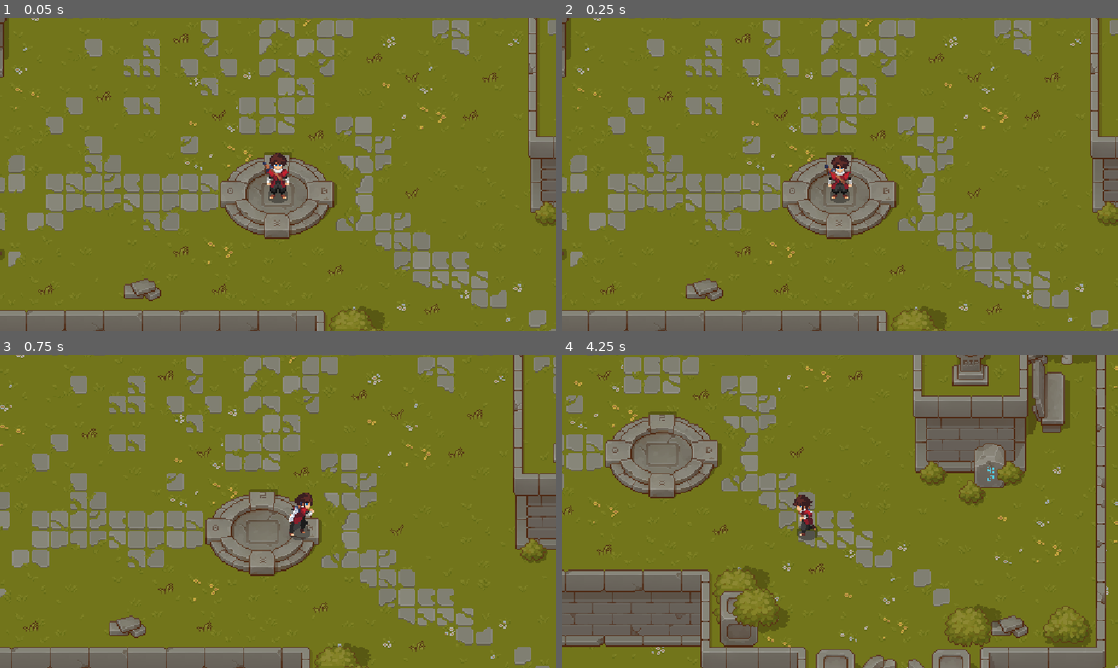
Above: before the commit, frames 1-4 (two rows, left to right).
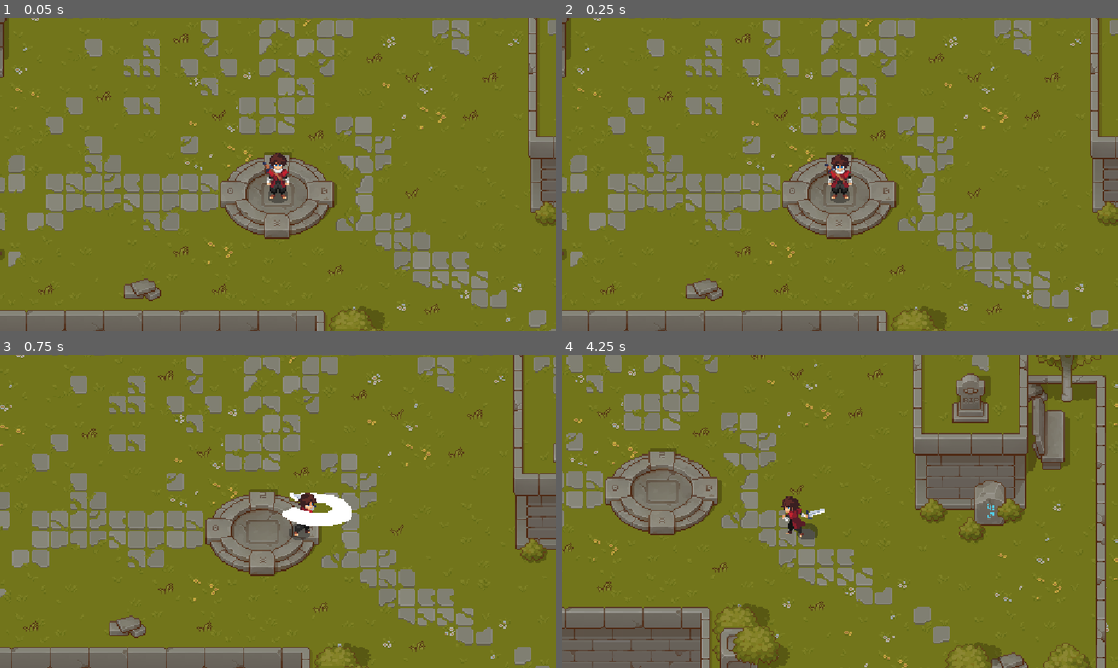
Above: after the commit, the same moments.

Repository: alessandropace20/SviluppoVideogiochi
Game: Godot game, scene res://assets/level.tscn
Same seed, same stepped clock (60 frames per second), same inputs: the game is played once before the commit and once after it.
Inputs:
- Up to frame 1 (0.05 s): no input
- Up to frame 2 (0.25 s): no input
- Up to frame 3 (0.75 s): tap Enter at 0.5 s; hold D (move_right) from 0.53 s (still down); tap J (attack, bound only after the commit) at 0.6 s
- Up to frame 4 (4.25 s): tap K (attack2, bound only after the commit) at 0.8, 1.35, 2.3, 2.85, 3.8 s; release D (move_right) at 1.28 s; hold S (move_down) 1.28-2.03 s; tap J (attack, bound only after the commit) at 1.55, 2.1, 3.05, 3.6 s; hold D (move_right) 2.03-2.78 s; hold W (move_up) 2.78-3.53 s; hold A (move_left) from 3.53 s (still down)

Frame 1 is identical in both runs. In frame 2, 0.2% of the frame differs, in the area x 47-53%, y 43-57%; in frame 3, 0.9%; in frame 4, 40%, in the area x 0-100%, y 0-100%.

Commit message:
Attacco, HitBox e HurtBox
Aggiornamento dinamiche di hitbox e hurtbox, implementata la capacità di muoversi quando si sferra un attacco

Diff:
--- a/sv-top-down-demo/assets/character_body_2d.gd
+++ b/sv-top-down-demo/assets/character_body_2d.gd
@@ -3,15 +3,39 @@
 @export var speed: float = 150.0
 @export var max_health: int = 100
 @export var attack_damage := 15
+@export var attack2_damage := 25
+@export var attack_cooldown := 0.0
+@export var attack2_cooldown := 0.
 
 @onready var sprite: AnimatedSprite2D = $AnimatedSprite2D
+@onready var attack_area: Area2D = $AttackArea
+
+# Riferimenti alle hitbox direzionali (CollisionShape2D dentro AttackArea)
+@onready var hitboxes := {
+	"right": $AttackArea/HitBox_right,
+	"left": $AttackArea/HitBox_left,
+	"up": $AttackArea/HitBox_up,
+	"down": $AttackArea/HitBox_down
+}
+
 var facing: String = "down"
 var health: int
 
+var is_attacking := false
+var can_attack := true
+var current_attack_damage := 0
+
 func _ready() -> void:
 	health = max_health
+	sprite.animation_finished.connect(_on_animation_finished)
+
+	# Disattiva tutte le hitbox all'avvio
+	for hb in hitboxes.values():
+		hb.disabled = true
 
 func _physics_process(delta):
+	handle_attack_input()
+
 	var input_vector := Input.get_vector(
 		"move_left",
 		"move_right",
@@ -21,49 +45,71 @@
 
 	velocity = input_vector * speed
 
-	update_animation(input_vector)
+	# Durante l'attacco il player non si muove (rimuovi questo blocco se vuoi permettere il movimento in attacco)
+	if !is_attacking:
+		update_animation(input_vector)
 
 	move_and_slide()
 
+func handle_attack_input() -> void:
+	if not can_attack or is_attacking:
+		return
+
+	if Input.is_action_just_pressed("attack"):
+		start_attack("attack", attack_damage)
+	elif Input.is_action_just_pressed("attack2"):
+		start_attack("attack2", attack2_damage)
+
+func start_attack(attack_name: String, damage: int) -> void:
+	is_attacking = true
+	can_attack = false
+	current_attack_damage = damage
+
+	sprite.play(attack_name + "_" + facing)
+	enable_hitbox(facing)
+
+func enable_hitbox(direction: String) -> void:
+	for dir in hitboxes.keys():
+		hitboxes[dir].disabled = (dir != direction)
+
+func disable_all_hitboxes() -> void:
+	for hb in hitboxes.values():
+		hb.disabled = true
+
+func _on_animation_finished() -> void:
+	# Si attiva alla fine di QUALSIASI animazione, quindi filtriamo solo quelle di attacco
+	if sprite.animation.begins_with("attack"):
+		is_attacking = false
+		disable_all_hitboxes()
+		deal_attack_damage()
+
+		# Cooldown differenziato in base al tipo di attacco
+		var cooldown = attack2_cooldown if sprite.animation.begins_with("attack2") else attack_cooldown
+		await get_tree().create_timer(cooldown).timeout
+		can_attack = true
+
+func deal_attack_damage() -> void:
+	var bodies = attack_area.get_overlapping_bodies()
+	for body in bodies:
+		if body.is_in_group("enemies") and body.has_method("take_damage"):
+			body.take_damage(current_attack_damage)
 
 func update_animation(direction: Vector2) -> void:
 	if direction == Vector2.ZERO:
 		sprite.play("idle_" + facing)
 		return
 
-	# Determina la direzione principale
 	if abs(direction.x) > abs(direction.y):
-		if direction.x > 0:
-			facing = "right"
-		else:
-			facing = "left"
+		facing = "right" if direction.x > 0 else "left"
 	else:
-		if direction.y > 0:
-			facing = "down"
-		else:
-			facing = "up"
+		facing = "down" if direction.y > 0 else "up"
 
 	sprite.play("run_" + facing)
 
-
-func take_damage(attack_damage: int) -> void:
-	health -= attack_damage
-
+func take_damage(damage: int) -> void:
+	health -= damage
 	if health < 0:
 		health = 0
-
-	print(name, " ha subito ", attack_damage, " danni. HP: ", health)
-
+	print(name, " ha subito ", damage, " danni. HP: ", health)
 	if health == 0:
 		print("Il giocatore è morto")
-
-
-func attack() -> void:
-
-	var bodies = $AttackArea.get_overlapping_bodies()
-
-	for body in bodies:
-
-		if body.is_in_group("enemies"):
-
-			body.take_damage(attack_damage)
--- a/sv-top-down-demo/assets/character_body_2d.tscn
+++ b/sv-top-down-demo/assets/character_body_2d.tscn
@@ -560,7 +560,7 @@
 }],
 "loop": false,
 "name": &"attack2_down",
-"speed": 12.0
+"speed": 10.0
 }, {
 "frames": [{
 "duration": 1.0,
@@ -587,9 +587,9 @@
 "duration": 1.0,
 "texture": SubResource("AtlasTexture_duayg")
 }],
-"loop": true,
+"loop": false,
 "name": &"attack2_left",
-"speed": 5.0
+"speed": 10.0
 }, {
 "frames": [{
 "duration": 1.0,
@@ -618,7 +618,7 @@
 }],
 "loop": false,
 "name": &"attack2_right",
-"speed": 12.0
+"speed": 10.0
 }, {
 "frames": [{
 "duration": 1.0,
@@ -647,7 +647,7 @@
 }],
 "loop": false,
 "name": &"attack2_up",
-"speed": 12.0
+"speed": 10.0
 }, {
 "frames": [{
 "duration": 1.0,
@@ -676,7 +676,7 @@
 }],
 "loop": false,
 "name": &"attack_down",
-"speed": 12.0
+"speed": 10.0
 }, {
 "frames": [{
 "duration": 1.0,
@@ -705,7 +705,7 @@
 }],
 "loop": false,
 "name": &"attack_left",
-"speed": 12.0
+"speed": 10.0
 }, {
 "frames": [{
 "duration": 1.0,
@@ -734,7 +734,7 @@
 }],
 "loop": false,
 "name": &"attack_right",
-"speed": 12.0
+"speed": 10.0
 }, {
 "frames": [{
 "duration": 1.0,
@@ -763,7 +763,7 @@
 }],
 "loop": false,
 "name": &"attack_up",
-"speed": 12.0
+"speed": 10.0
 }, {
 "frames": [{
 "duration": 1.0,
@@ -792,7 +792,7 @@
 }],
 "loop": true,
 "name": &"idle_down",
-"speed": 8.0
+"speed": 6.0
 }, {
 "frames": [{
 "duration": 1.0,
@@ -908,7 +908,7 @@
 }],
 "loop": false,
 "name": &"run_down",
-"speed": 12.0
+"speed": 10.0
 }, {
 "frames": [{
 "duration": 1.0,
@@ -937,7 +937,7 @@
 }],
 "loop": false,
 "name": &"run_left",
-"speed": 12.0
+"speed": 10.0
 }, {
 "frames": [{
 "duration": 1.0,
@@ -966,7 +966,7 @@
 }],
 "loop": false,
 "name": &"run_right",
-"speed": 12.0
+"speed": 10.0
 }, {
 "frames": [{
 "duration": 1.0,
@@ -995,7 +995,7 @@
 }],
 "loop": false,
 "name": &"run_up",
-"speed": 12.0
+"speed": 10.0
 }]
 
 [sub_resource type="RectangleShape2D" id="RectangleShape2D_bliqt"]
@@ -1003,6 +1003,18 @@
 
 [sub_resource type="RectangleShape2D" id="RectangleShape2D_gtmll"]
 size = Vector2(16.5, 36.5)
+
+[sub_resource type="RectangleShape2D" id="RectangleShape2D_xrk3f"]
+size = Vector2(25, 32)
+
+[sub_resource type="RectangleShape2D" id="RectangleShape2D_4hbe0"]
+size = Vector2(25, 33)
+
+[sub_resource type="RectangleShape2D" id="RectangleShape2D_hs2l3"]
+size = Vector2(43, 22)
+
+[sub_resource type="RectangleShape2D" id="RectangleShape2D_xfkx4"]
+size = Vector2(44, 20)
 
 [node name="Player" type="CharacterBody2D" unique_id=1444117095 groups=["player"]]
 script = ExtResource("1_bliqt")
@@ -1019,7 +1031,7 @@
 position = Vector2(3.8146973e-06, 0)
 scale = Vector2(1.1125001, 1.1125)
 sprite_frames = SubResource("SpriteFrames_tud5j")
-animation = &"attack2_right"
+animation = &"attack_right"
 
 [node name="Camera2D" type="Camera2D" parent="." unique_id=245258795]
 zoom = Vector2(2.5, 2.5)
@@ -1032,5 +1044,22 @@
 [node name="HurtBox" type="CollisionShape2D" parent="." unique_id=658272922]
 position = Vector2(-0.25, 2.25)
 shape = SubResource("RectangleShape2D_gtmll")
-
-[node name="AttackArea" type="CollisionShape2D" parent="." unique_id=526048763 groups=["player"]]
+disabled = true
+
+[node name="AttackArea" type="Area2D" parent="." unique_id=2675836]
+
+[node name="HitBox_right" type="CollisionShape2D" parent="AttackArea" unique_id=2029295885]
+position = Vector2(-28, 3)
+shape = SubResource("RectangleShape2D_xrk3f")
+
+[node name="HitBox_left" type="CollisionShape2D" parent="AttackArea" unique_id=1325642915]
+position = Vector2(26.5, 3)
+shape = SubResource("RectangleShape2D_4hbe0")
+
+[node name="HitBox_up" type="CollisionShape2D" parent="AttackArea" unique_id=1586689455]
+position = Vector2(0, -11)
+shape = SubResource("RectangleShape2D_hs2l3")
+
+[node name="HitBox_down" type="CollisionShape2D" parent="AttackArea" unique_id=595230066]
+position = Vector2(0, 24)
+shape = SubResource("RectangleShape2D_xfkx4")
--- a/sv-top-down-demo/assets/orc_1.gd
+++ b/sv-top-down-demo/assets/orc_1.gd
@@ -1,6 +1,6 @@
 extends CharacterBody2D
 
-@export var speed := 80.0
+@export var speed := 30.0
 @export var attack_distance := 30.0
 @export var attack_damage := 10
 @export var attack_cooldown := 1.0
--- a/sv-top-down-demo/assets/orc_1.tscn
+++ b/sv-top-down-demo/assets/orc_1.tscn
@@ -653,3 +653,5 @@
 [node name="CollisionShape2D" type="CollisionShape2D" parent="DetectionArea" unique_id=1533907725]
 visible = false
 shape = SubResource("CircleShape2D_wwnpu")
+
+[node name="HurtBox" type="CollisionShape2D" parent="." unique_id=1815140148]
--- a/sv-top-down-demo/project.godot
+++ b/sv-top-down-demo/project.godot
@@ -50,9 +50,14 @@
 "events": [Object(InputEventKey,"resource_local_to_scene":false,"resource_name":"","device":-1,"window_id":0,"alt_press …(192 unchanged characters)…
 ]
 }
-attack_light={
+attack={
 "deadzone": 0.2,
 "events": [Object(InputEventKey,"resource_local_to_scene":false,"resource_name":"","device":-1,"window_id":0,"alt_press …(192 unchanged characters)…
+]
+}
+attack2={
+"deadzone": 0.2,
+"events": [Object(InputEventKey,"resource_local_to_scene":false,"resource_name":"","device":-1,"window_id":0,"alt_pressed":false,"shift_pressed":false,"ctrl_pressed":false,"meta_pressed":false,"pressed":false,"keycode":0,"physical_keycode":75,"key_label":0,"unicode":107,"location":0,"echo":false,"script":null)
 ]
 }
 
